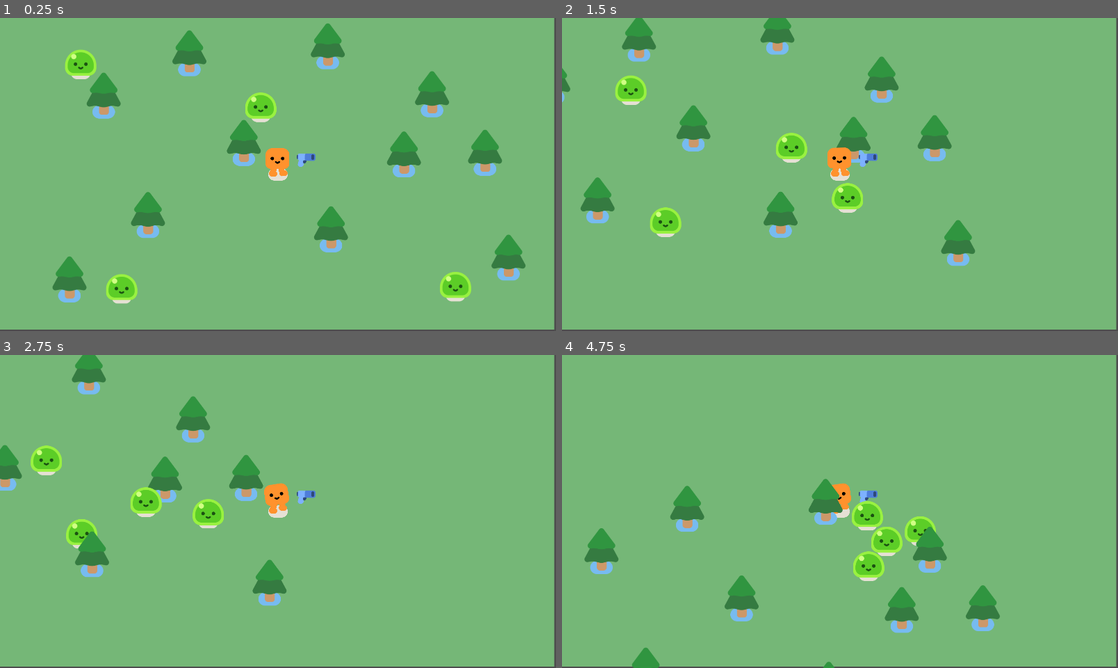
Above: before the commit, frames 1-4 (two rows, left to right).
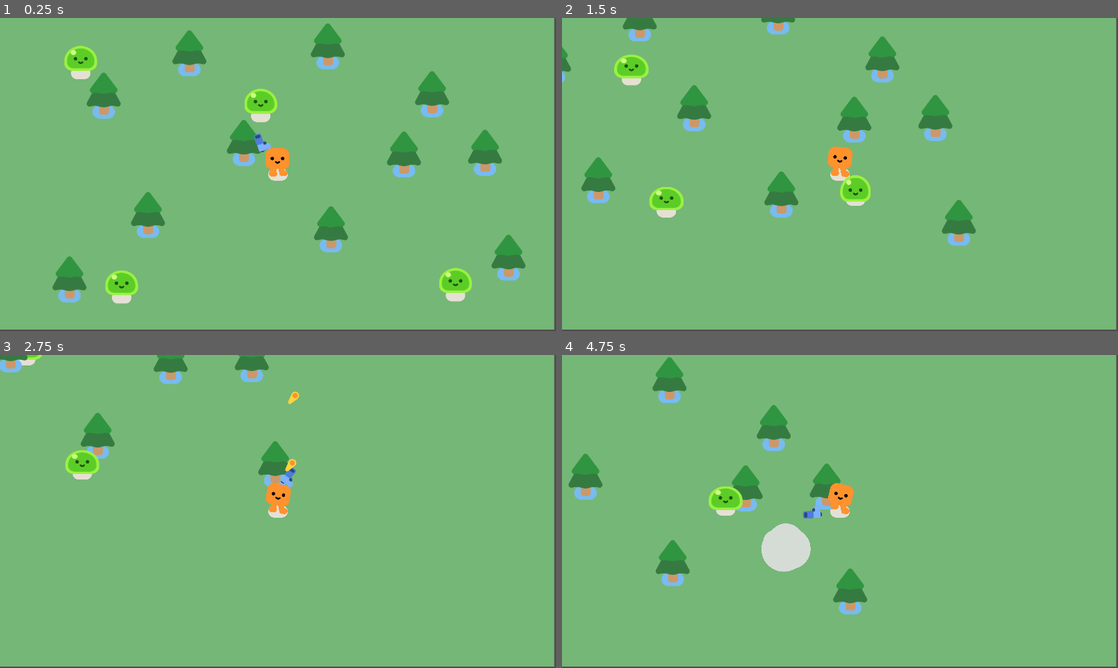
Above: after the commit, the same moments.

Repository: Subodh668/2d_trial_game
Game: Godot game, scene res://scenes/survivor_game.tscn
Same seed, same stepped clock (60 frames per second), same inputs: the game is played once before the commit and once after it.
Inputs:
- Up to frame 1 (0.25 s): no input
- Up to frame 2 (1.5 s): hold D (move_right) 0.53-1.28 s; hold S (move_down) from 1.28 s (still down)
- Up to frame 3 (2.75 s): release S (move_down) at 2.03 s; hold D (move_right) from 2.03 s (still down)
- Up to frame 4 (4.75 s): release D (move_right) at 2.78 s; hold W (move_up) 2.78-3.53 s; hold A (move_left) from 3.53 s (still down)

The runs differ from the first frame. In frame 1, 1.5% of the frame differs, in the area x 11-85%, y 8-91%; in frame 2, 10%; in frame 3, 8.4%; in frame 4, 11%, in the area x 1-79%, y 0-100%.

Commit message:
Added: bullets Feat: health and damage on mobs with animation

Diff:
--- /dev/null
+++ b/scenes/bullet.tscn
@@ -0,0 +1,23 @@
+[gd_scene format=3 uid="uid://cw4dcmfbjpffn"]
+
+[ext_resource type="Texture2D" uid="uid://bd4rrqj72amnx" path="res://pistol/projectile.png" id="1_mkf8s"]
+[ext_resource type="Script" uid="uid://djdtiiqp88v83" path="res://scripts/bullet.gd" id="1_y25gk"]
+
+[sub_resource type="CircleShape2D" id="CircleShape2D_y25gk"]
+radius = 17.029387
+
+[node name="Bullet" type="Area2D" unique_id=923078222]
+top_level = true
+rotation = 0.4210729
+collision_layer = 0
+collision_mask = 3
+script = ExtResource("1_y25gk")
+
+[node name="Projectile" type="Sprite2D" parent="." unique_id=864385440]
+position = Vector2(-11, -1)
+texture = ExtResource("1_mkf8s")
+
+[node name="CollisionShape2D" type="CollisionShape2D" parent="." unique_id=237986401]
+shape = SubResource("CircleShape2D_y25gk")
+
+[connection signal="body_entered" from="." to="." method="_on_body_entered"]
--- a/scenes/gun.tscn
+++ b/scenes/gun.tscn
@@ -1,11 +1,15 @@
 [gd_scene format=3 uid="uid://chi0wun4m5ssk"]
 
+[ext_resource type="Script" uid="uid://jkgc3d6ehelg" path="res://scripts/gun.gd" id="1_og67c"]
 [ext_resource type="Texture2D" uid="uid://coon1w77o334i" path="res://pistol/pistol.png" id="1_x77fm"]
 
 [sub_resource type="CircleShape2D" id="CircleShape2D_og67c"]
 radius = 387.12918
 
 [node name="Gun" type="Area2D" unique_id=1058615591]
+collision_layer = 0
+collision_mask = 2
+script = ExtResource("1_og67c")
 
 [node name="CollisionShape2D" type="CollisionShape2D" parent="." unique_id=160229741]
 shape = SubResource("CircleShape2D_og67c")
@@ -19,4 +23,11 @@
 texture = ExtResource("1_x77fm")
 
 [node name="ShootingPoint" type="Marker2D" parent="WeaponPivot/Pistol" unique_id=518724132]
+unique_name_in_owner = true
 position = Vector2(24.851404, -11.446235)
+
+[node name="Timer" type="Timer" parent="." unique_id=924991623]
+wait_time = 0.3
+autostart = true
+
+[connection signal="timeout" from="Timer" to="." method="_on_timer_timeout"]
--- a/scenes/mob.tscn
+++ b/scenes/mob.tscn
@@ -7,9 +7,12 @@
 radius = 53.0
 
 [node name="Mob" type="CharacterBody2D" unique_id=974575086]
+collision_layer = 2
+collision_mask = 3
 script = ExtResource("1_bsing")
 
 [node name="Slime" parent="." unique_id=2008890567 instance=ExtResource("1_4are2")]
+unique_name_in_owner = true
 
 [node name="CollisionShape2D" type="CollisionShape2D" parent="." unique_id=1680056098]
 position = Vector2(0, -28)
--- /dev/null
+++ b/scripts/bullet.gd
@@ -0,0 +1,19 @@
+extends Area2D
+
+var travelled_distance = 0
+
+func _physics_process(delta):
+	const SPEED = 1000
+	const RANGE = 1200
+	var direction = Vector2.RIGHT.rotated(rotation)
+	position += direction * SPEED * delta
+
+	travelled_distance += SPEED * delta
+	if travelled_distance > RANGE:
+		queue_free()
+
+
+func _on_body_entered(body):
+	queue_free()
+	if body.has_method("take_damage"):
+		body.take_damage()
--- /dev/null
+++ b/scripts/gun.gd
@@ -0,0 +1,19 @@
+extends Area2D
+
+func _physics_process(delta):
+	var enemies_in_range = get_overlapping_bodies()
+	if enemies_in_range.size() > 0:
+		var target_enemy = enemies_in_range.front()
+		look_at(target_enemy.global_position)
+
+func shoot():
+	const BULLET = preload("res://scenes/bullet.tscn")
+	var new_bullet = BULLET.instantiate()
+	new_bullet.global_position = %ShootingPoint.global_position
+	new_bullet.global_rotation = %ShootingPoint.global_rotation
+	%ShootingPoint.add_child(new_bullet)
+
+
+
+func _on_timer_timeout():
+	shoot()
--- a/scripts/mob.gd
+++ b/scripts/mob.gd
@@ -1,12 +1,26 @@
 extends CharacterBody2D
+
+var health = 3
 
 #track main player when game run the instance is created
 @onready var player = get_node("/root/Game/Player")
 
-#func _ready():
-#	player = get_node("/root/Game/Player")
+func _ready():
+	%Slime.play_walk()
 
 func _physics_process(delta):
 	var direction = global_position.direction_to(player.global_position) #the current position of the character in the game
 	velocity = direction * 300.0
 	move_and_slide()
+
+func take_damage():
+	health -= 1
+	%Slime.play_hurt()
+
+	if health == 0:
+		queue_free()
+
+		const SMOKE_SCENE = preload("uid://dhmhmrth6rdce")
+		var smoke = SMOKE_SCENE.instantiate()
+		get_parent().add_child(smoke)
+		smoke.global_position = global_position
Not shown, added: scripts/bullet.gd.uid
Not shown, added: scripts/gun.gd.uid
